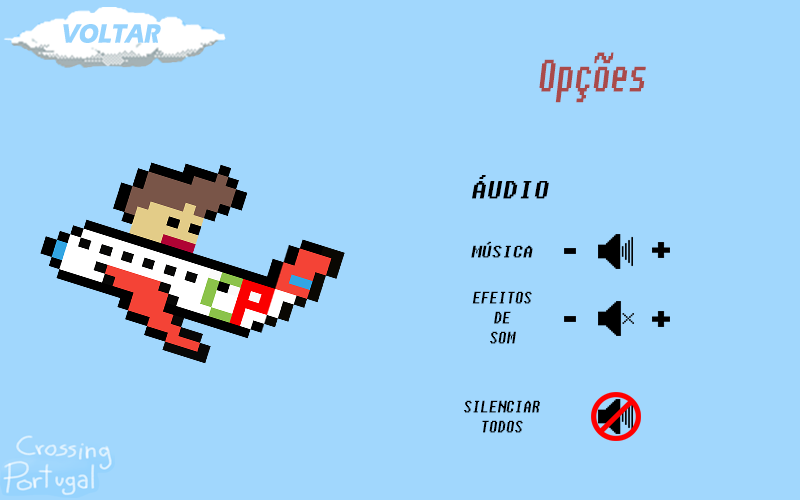
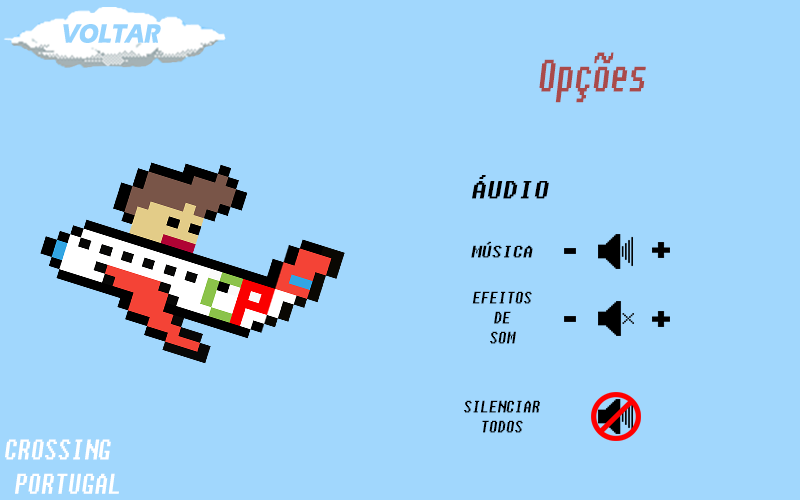
Before/after of a (800, 500) layered artwork. What changed in the layer stack:
removed layer "CrossingPortugal" over [0, 434, 115, 498]
added layer "CROSSINGPORTUGAL" above "28908392_1981642095197497_1399008447_n" over [5, 439, 119, 494]
